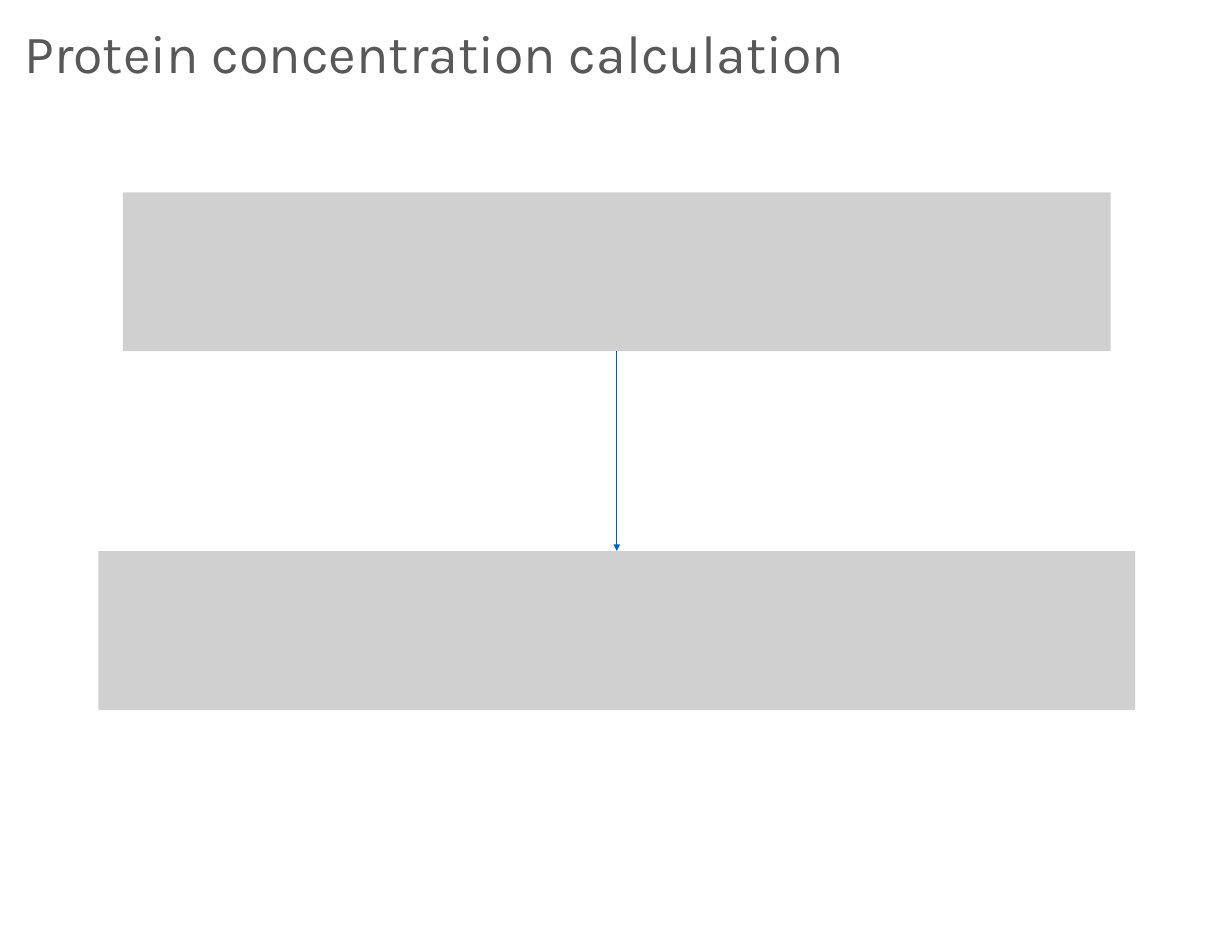
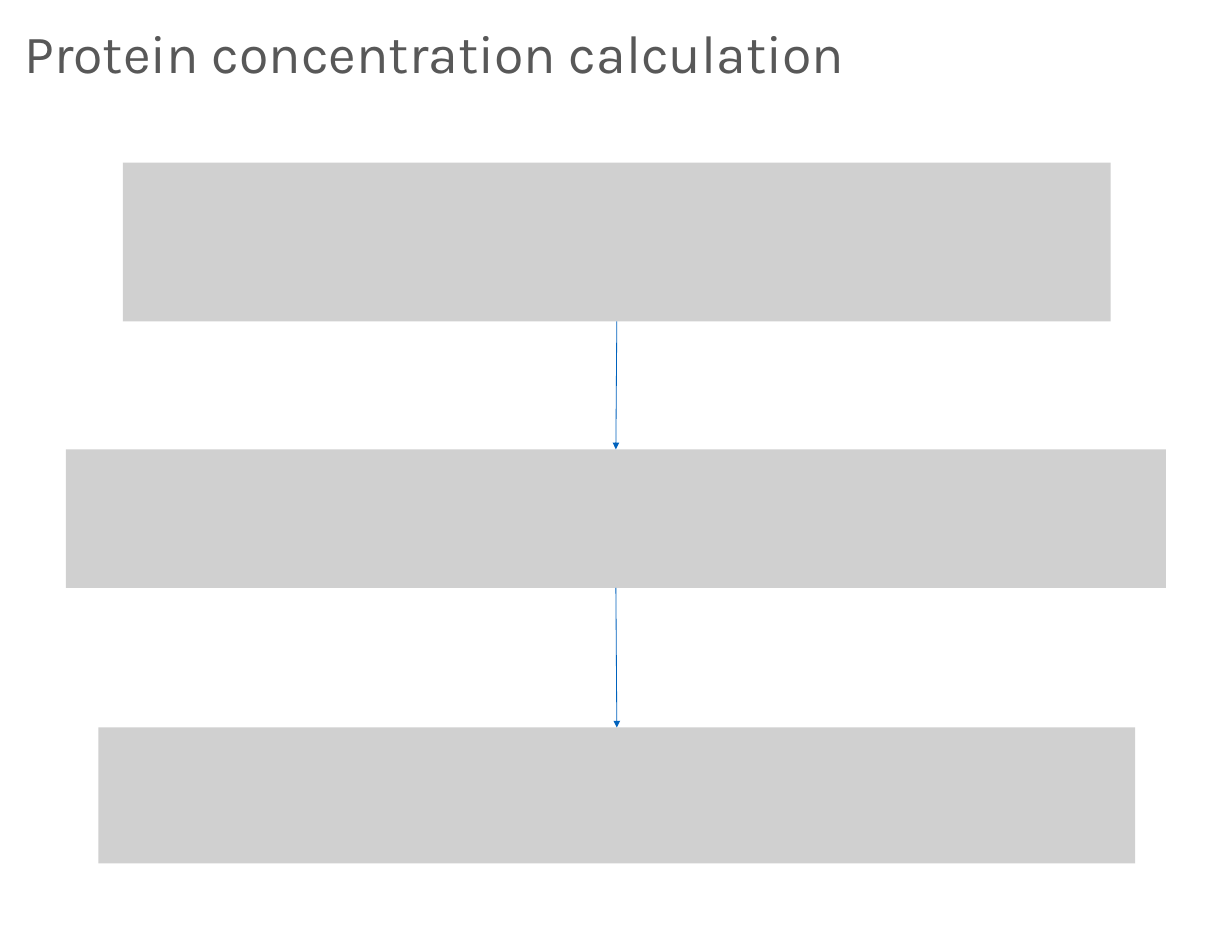
Before and after one commit to SLINGhub/MSOrganiser, a slide deck: slide 8 of docs/MSOrganiser_Summary.pptx (slide 4 before the commit). Drawn at 1232x952 pixels with LibreOffice and Linux fonts; fonts in the diff are those of the drawing; grey boxes stand for pictures. Boxes give left, top, right and bottom in pixels: in the first picture for what was removed or moved away, otherwise in the second. Text is boxed around its words. In the diff, an @@ line names an element or a change of style, - is before the commit and + after.

```diff
--- a/docs/MSOrganiser_Summary.pptx
+++ b/docs/MSOrganiser_Summary.pptx
@@ picture: place and size @@
-picture at [123,192,1110,351]
+picture at [123,163,1110,322]
@@ arrow moved from (617, 351) - (617, 551) to (617, 321) - (616, 449) @@
@@ picture added at [66,449,1166,588] @@
@@ picture removed at [98,551,1135,710] @@
@@ arrow added from (616, 588) to (617, 727), #0063BF 0.75 pt @@
@@ picture added at [98,727,1135,863] @@
```
Also in this commit, not shown: 7 other slides changed, 1 slide added, 1 other file.
